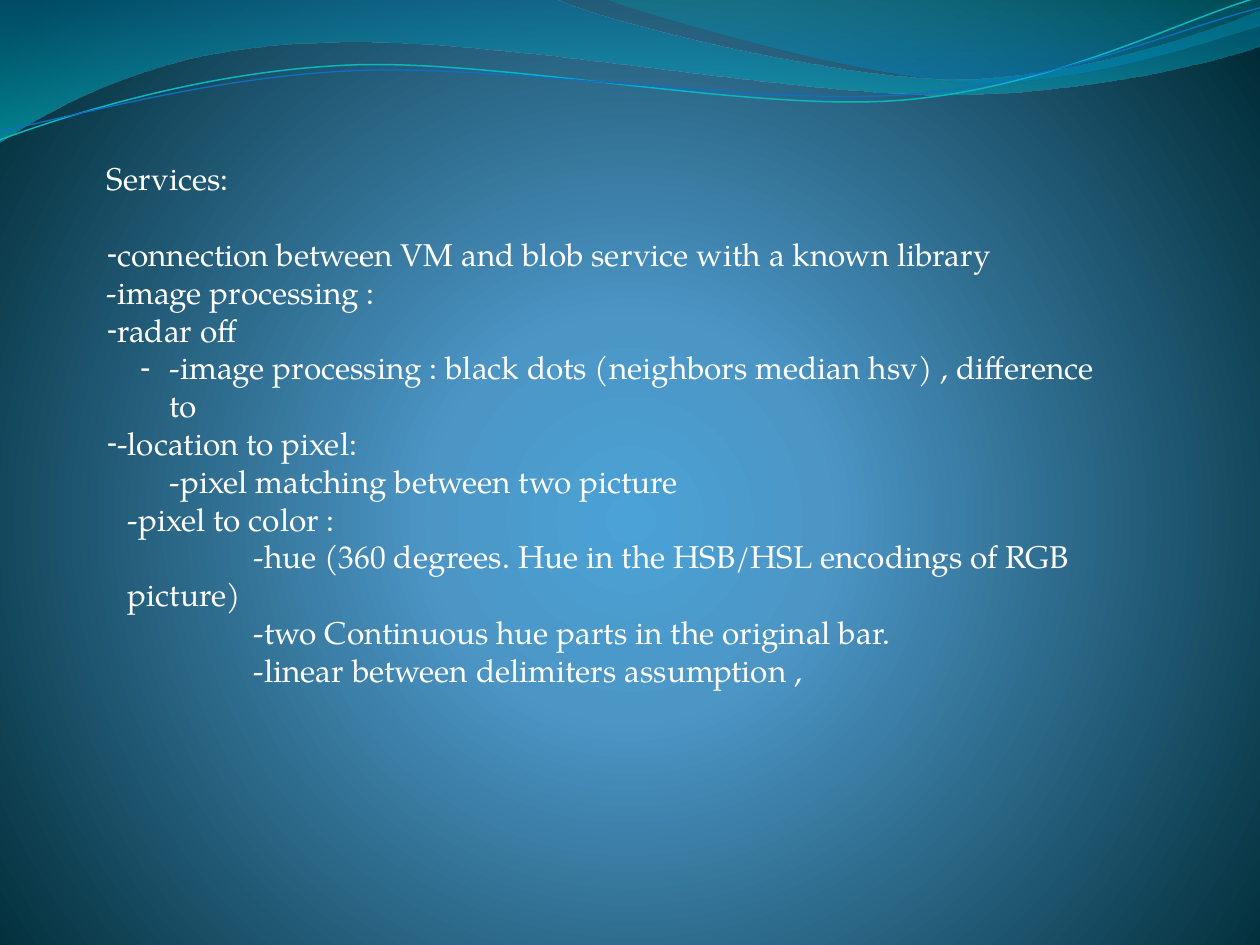
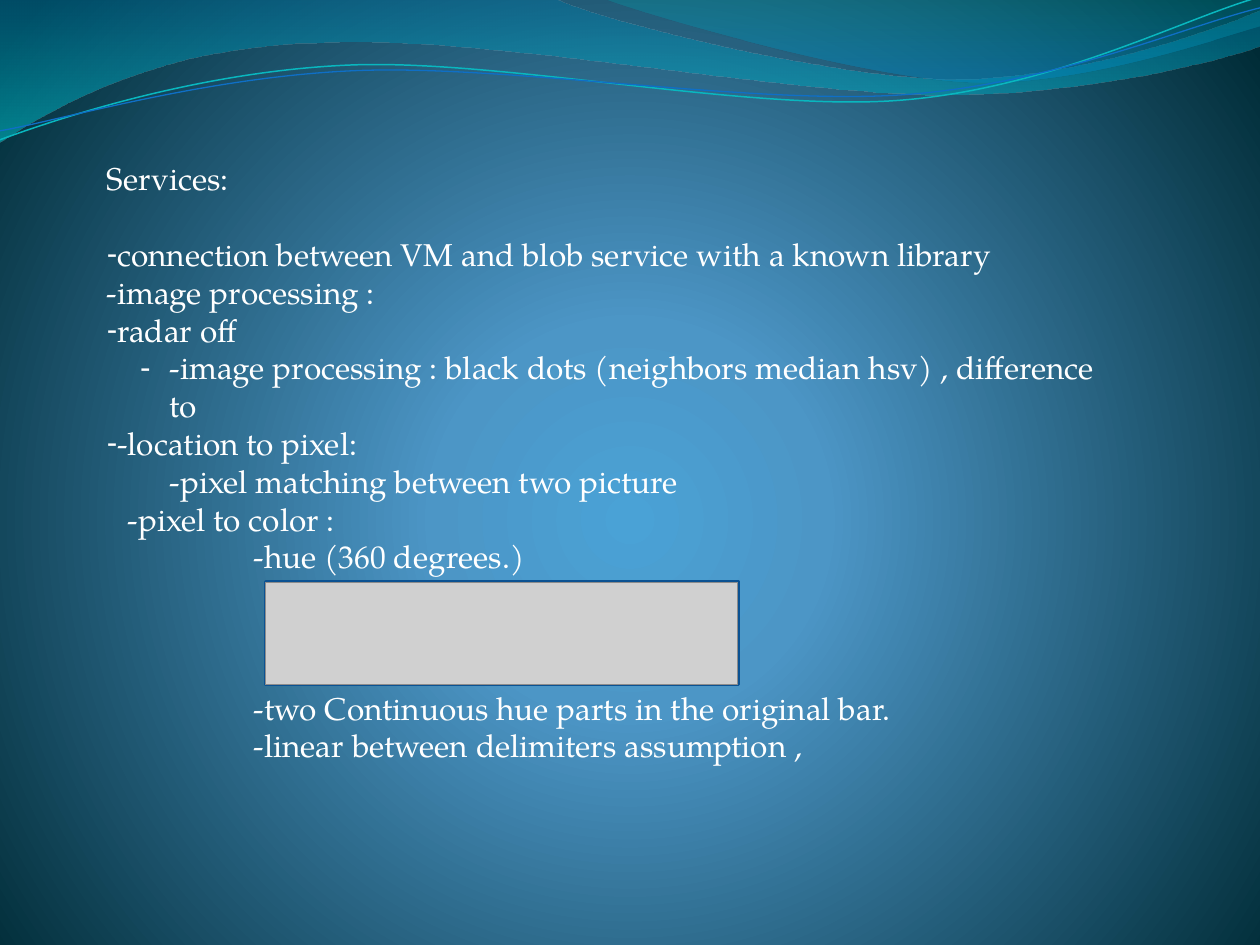
Before and after one commit to DLif/Rain_app, a slide deck: slide 8 of Rain Man.pptx. Drawn at 1260x945 pixels with LibreOffice and Linux fonts; fonts in the diff are those of the drawing; grey boxes stand for pictures. Boxes give left, top, right and bottom in pixels: in the first picture for what was removed or moved away, otherwise in the second. Text is boxed around its words. In the diff, an @@ line names an element or a change of style, - is before the commit and + after.

```diff
--- a/Rain Man.pptx
+++ b/Rain Man.pptx
@@ text at (254,545,525,581): text changed @@
-  -hue (360 degrees. Hue in the HSB/HSL encodings of RGB picture)
+  -hue (360 degrees.)
@@ rectangle added at (266,582,738,684), fill #FFFFFF, outline #0B5292 2 pt @@
@@ picture added at (266,582,738,684) @@
```
Also in this commit, not shown: 1 other slide changed, 2 slides added.
